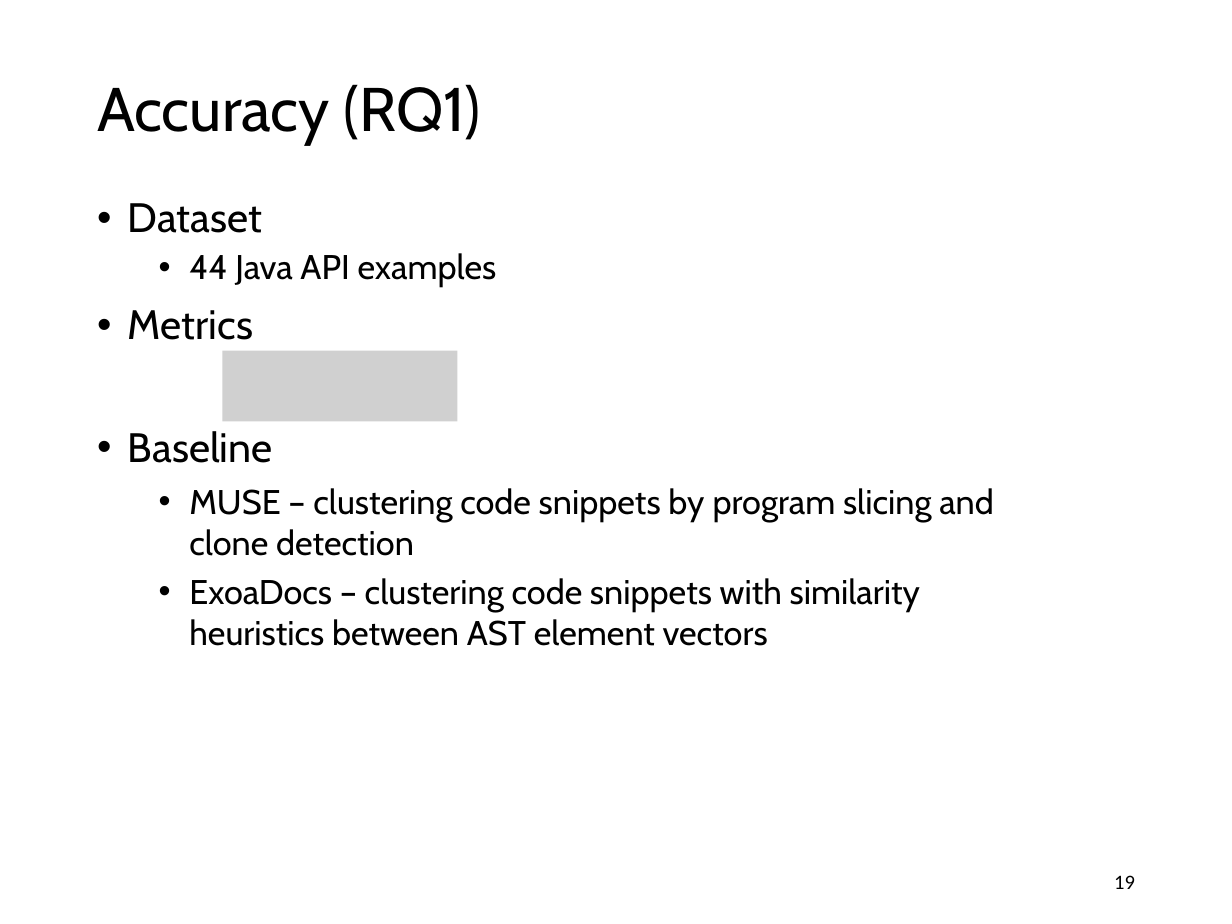
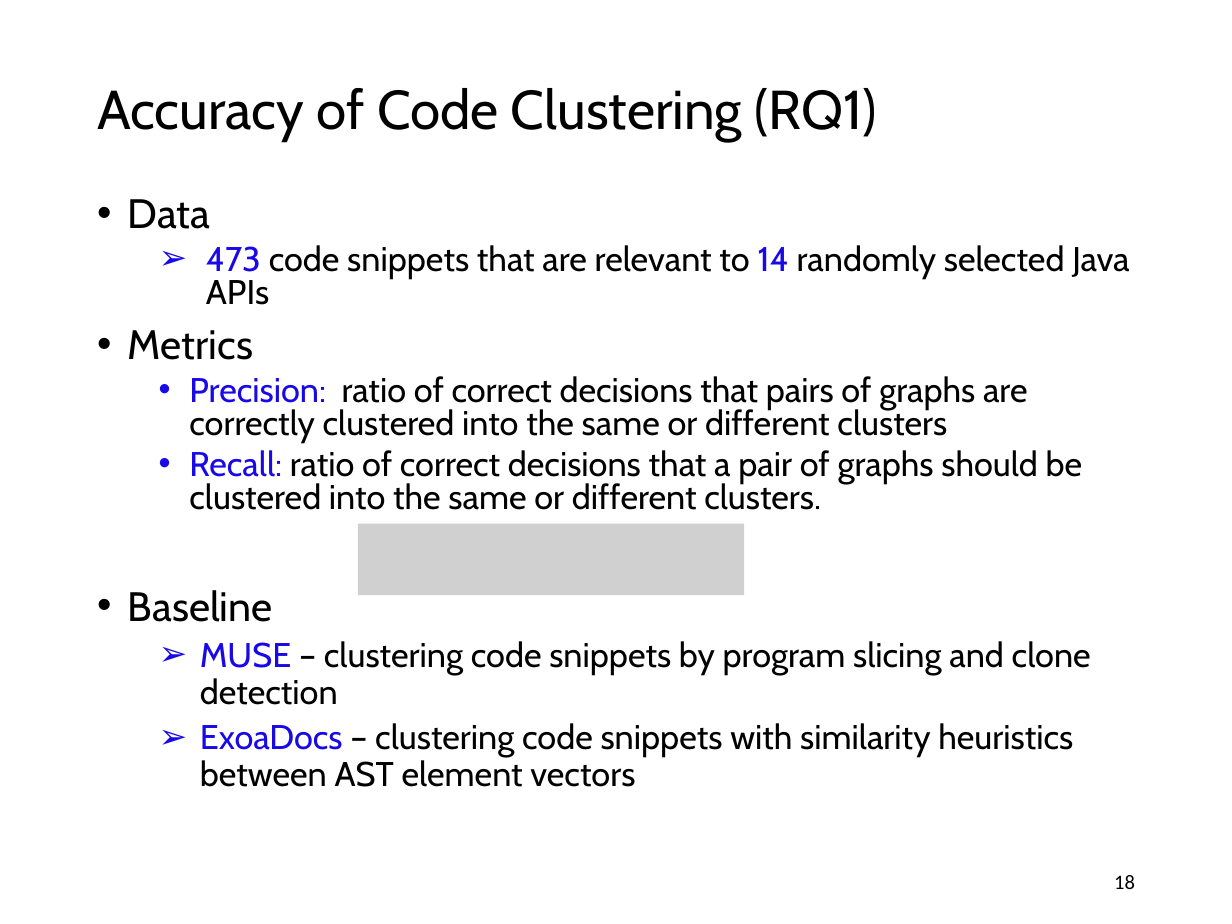
Before and after one commit to guxd/guxd.github.io, a slide deck: slide 18 of papers/slides/codekernel.pptx (slide 19 before the commit). Drawn at 1232x924 pixels with LibreOffice and Linux fonts; fonts in the diff are those of the drawing; grey boxes stand for pictures. Boxes give left, top, right and bottom in pixels: in the first picture for what was removed or moved away, otherwise in the second. Text is boxed around its words. In the diff, an @@ line names an element or a change of style, - is before the commit and + after.

```diff
--- a/papers/slides/codekernel.pptx
+++ b/papers/slides/codekernel.pptx
@@ title at box(97, 88, 877, 142): text changed; size 36 to 32 pt @@
-Accuracy (RQ1)
+Accuracy of Code Clustering (RQ1)
@@ text at box(128, 199, 1129, 305): text changed @@
-• Dataset
-  • 44 Java API examples
+• Data
+  ➢ 473 code snippets that are relevant to 14 randomly selected Java APIs
@@ text at box(128, 330, 1091, 787): text colour #000000 to #1909E7 in "MUSE", "ExoaDocs"; line spacing 0.9 to 0.8; bullet • to ➢; line spacing 1 to 0.9 @@
@@ picture removed at box(223, 351, 458, 421) @@
@@ text at box(189, 376, 1083, 510): paragraphs added @@
+  • Precision: ratio of correct decisions that pairs of graphs are correctly clustered into the same or different clusters
+  • Recall: ratio of correct decisions that a pair of graphs should be clustered into the same or different clusters.
@@ picture added at box(357, 524, 744, 595) @@
@@ page number at box(1114, 875, 1135, 889): text changed @@
-19
+18
```
Also in this commit, not shown: 20 other slides changed, 2 slides added, 2 slides removed.
